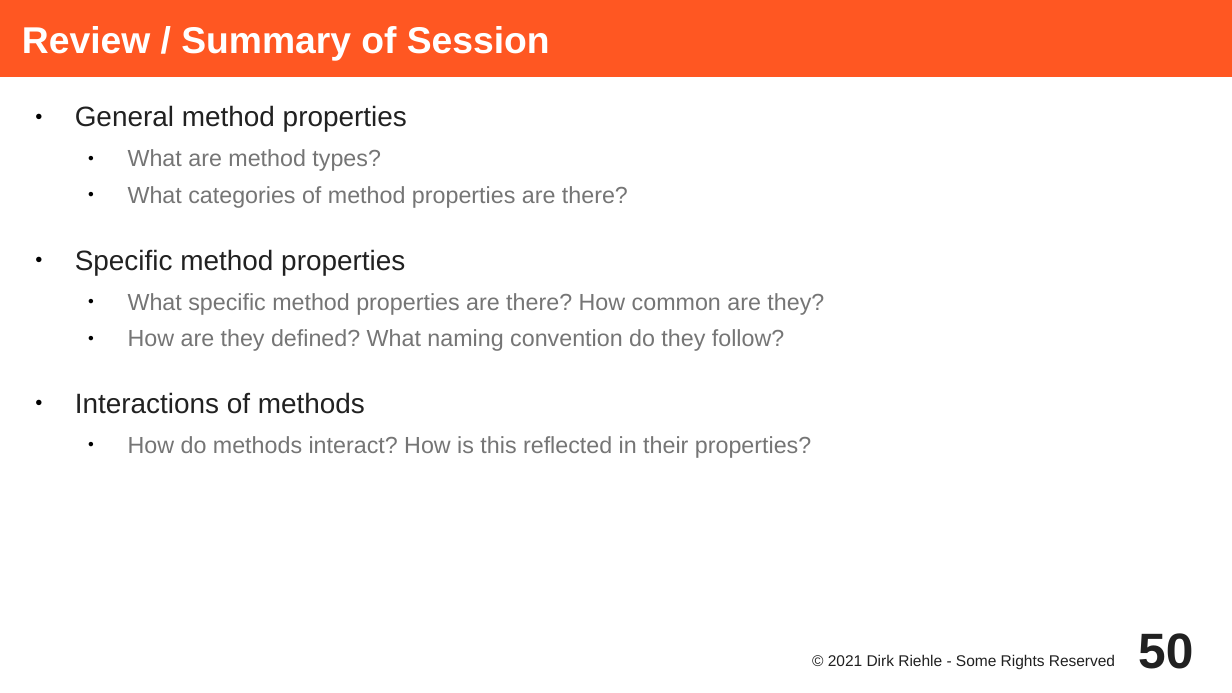
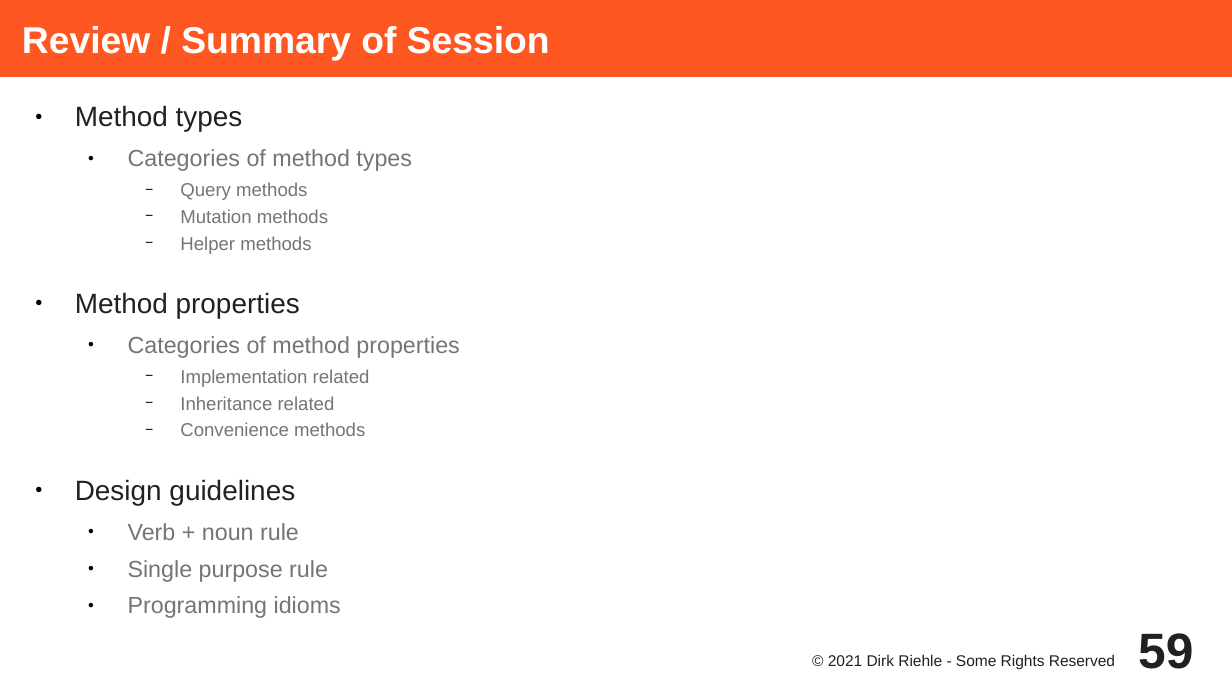
Before and after one commit to dirkriehle/adap-course, a slide deck: slide 59 of Lecture Slides/ADAP C01 - Method Types and Properties.odp (slide 50 before the commit). Drawn at 1232x693 pixels with LibreOffice and Linux fonts; fonts in the diff are those of the drawing. Boxes give left, top, right and bottom in pixels: in the first picture for what was removed or moved away, otherwise in the second. Text is boxed around its words. In the diff, an @@ line names an element or a change of style, - is before the commit and + after.

```diff
--- a/Lecture Slides/ADAP C01 - Method Types and Properties.odp
+++ b/Lecture Slides/ADAP C01 - Method Types and Properties.odp
@@ text at (75, 105, 412, 618): text changed @@
-● General method properties
-  ● What are method types?
-  ● What categories of method properties are there?
-● Specific method properties
-  ● What specific method properties are there? How common are they?
-  ● How are they defined? What naming convention do they follow?
-● Interactions of methods
-  ● How do methods interact? How is this reflected in their properties?
+● Method types
+  ● Categories of method types
+    − Query methods
+    − Mutation methods
+    − Helper methods
+● Method properties
+  ● Categories of method properties
+    − Implementation related
+    − Inheritance related
+    − Convenience methods
+● Design guidelines
+  ● Verb + noun rule
+  ● Single purpose rule
+  ● Programming idioms
@@ page number at (1138, 633, 1193, 669): text changed @@
-50
+59
```
Also in this commit, not shown: 2 other slides changed, 10 slides added, 2 slides removed, 5 other files.
